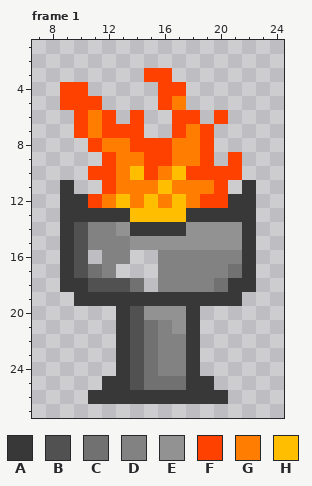
Pixel-art file, stored at New Unity Project/Assets/Entwürfe/Feuer.aseprite. The first picture shows the starting point.
32x32 pixels, 1 frame. Shown: frame 1: x 7..24, y 1..27. The commit also changed other frames, which this record leaves out.
Palette (. is transparent): A #383838  B #515151  C #717171  D #828282  E #929292  F #ff4100  G #ff7d00  H #ffbe00
Pixels before, frame 1, first column x 9:
 3 ......FF......
 4 FF.....FF.....
 5 FFF....FG.....
 6 .FGF.F..FF.F..
 7 .FGFFF..FGF...
 8 ..FGGFFFGGF...
 9 ...FGGFFGGF.F.
10 ..FFGHFGHFFFF.
11 A..FGGGHGGGF.A
12 AAFGHGHGHGFFAA
13 AAAAAHHHHAAAAA
14 ABDDEAAAAEEEEA
15 ABDDDEEEEEEEEA
16 AB.DD..DDDDDDA
17 ABCD...DDDDDCA
18 AABBBC.DDDDCAA
19 .AAAAAAAAAAAA.
20 ....ABEEEA....
21 ....ABCDEA....
22 ....ABCDDA....
23 ....ABCDDA....
24 ....ABCDDA....
25 ...AABCCCAA...
26 ..AAAAAAAAAA..
After the commit:
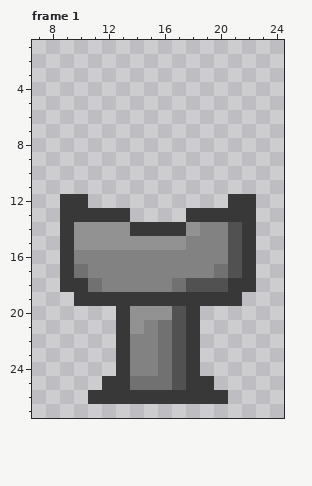
The exact change:
layer "goblet" added
layer "Layer 1" removed
Changed rows in their new state; - is an unchanged pixel.
Frame 1:
first column x 9:
 3 ------..------
 4 ..-----..-----
 5 ...----..-----
 6 -...-.--..-.--
 7 -.....--...---
 8 --.........---
 9 ---........-.-
10 --...........-
11 .--.........-.
12 --..........--
13 -----....-----
14 -EEE------DDB-
15 -EEEE----DDDB-
16 -DD--DD-----B-
17 -CD-DDD----CB-
18 --CDDDD-CBBB--
20 -----E--B-----
21 -----EDCB-----
22 -----DDCB-----
23 -----DDCB-----
24 -----DDCB-----
25 -----C--B-----
Changed places in both pictures, as pixel boxes (x1, y1, x2, y2):
changed: (60, 68, 256, 390)
